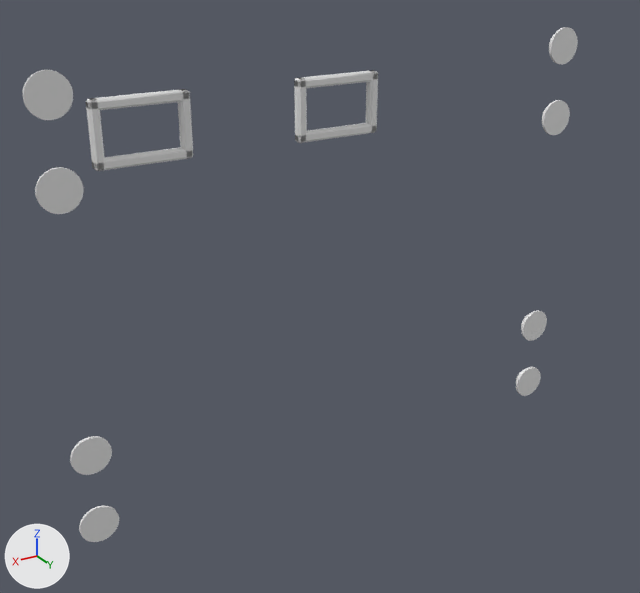
Before and after pictures for a commit that changed the OBJ model px4-mujoco-drone-simulation/models/accessories/battery_cradle/battery_screws.obj.
The view is the same before and after, from a 50 mm camera at (82.2, 93.1, 60.3) aimed at (-1.4, -46.2, -9.3). Every picture has the same lights, and +X, +Y and +Z are marked at lower left. The older version comes first. Where no turn or scale is listed for an object, it has been applied to the vertices. Vertices at exactly the same position are counted once.

The first picture shows 'battery_screws'.
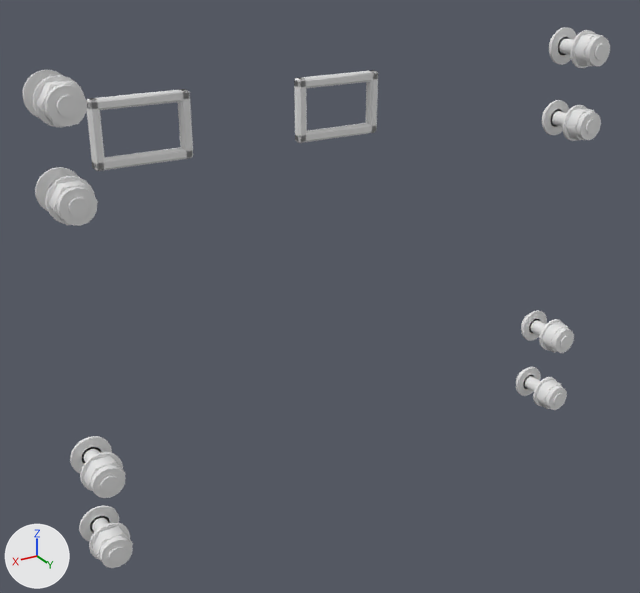
The edits, one by one:
me_battery_screws is used by ob_battery_screws; location (0.0, 0.0, 0.0).
me_battery_screws had 1512 vertices, 2816 faces and spanned x -53.5..53.5, y -77.8..-35.0, z -40.5..40.5.
me_battery_screws now has 2480 vertices, 4672 faces and spans x -53.5..53.5, y -77.8..-25.6, z -40.5..40.5.
me_battery_screws part 1: a new loose piece of 96 vertices spanning x -53.5..-46.5, y -30.0..-26.0, z -26.5..-19.5.
me_battery_screws part 2: a new loose piece of 96 vertices spanning x -53.5..-46.5, y -30.0..-26.0, z -40.5..-33.5.
me_battery_screws part 3: a new loose piece of 96 vertices spanning x -53.5..-46.5, y -30.0..-26.0, z 19.5..26.5.
me_battery_screws part 4: a new loose piece of 96 vertices spanning x -53.5..-46.5, y -30.0..-26.0, z 33.5..40.5.
me_battery_screws part 5: a new loose piece of 96 vertices spanning x 46.5..53.5, y -30.0..-26.0, z -26.5..-19.5.
me_battery_screws part 6: a new loose piece of 96 vertices spanning x 46.5..53.5, y -30.0..-26.0, z -40.5..-33.5.
me_battery_screws part 7: a new loose piece of 96 vertices spanning x 46.5..53.5, y -30.0..-26.0, z 19.5..26.5.
me_battery_screws part 8: a new loose piece of 96 vertices spanning x 46.5..53.5, y -30.0..-26.0, z 33.5..40.5.
Part 9, on me_battery_screws:
8 new vertices lie (1.3, 0.0, 0.7) away from vertices in x -50.0..50.0, y -35.0, z -37.0..37.0.
8 new vertices lie (0.0, 9.4, 0.0) away from vertices in x -48.7..51.3, y -35.0, z -36.3..37.7.
16 new vertices lie (-1.3, 0.0, -0.7) away from vertices in x -50.0..51.3, y -35.0..-25.6, z -37.0..37.7.
16 new vertices lie (1.5, 0.0, 0.0) away from vertices in x -50.0..50.0, y -35.0..-25.6, z -37.0..37.0.
16 new vertices lie (0.7, 0.0, 1.3) away from vertices in x -50.0..50.0, y -35.0..-25.6, z -37.0..37.0.
16 new vertices lie (0.0, 0.0, 1.5) away from vertices in x -50.0..50.0, y -35.0..-25.6, z -37.0..37.0.
16 new vertices lie (-0.7, 0.0, 1.3) away from vertices in x -50.0..50.0, y -35.0..-25.6, z -37.0..37.0.
16 new vertices lie (-1.3, 0.0, 0.7) away from vertices in x -50.0..50.0, y -35.0..-25.6, z -37.0..37.0.
32 new vertices lie (-0.2, 0.0, -0.7) away from vertices in x -51.3..51.5, y -35.0..-25.6, z -37.0..37.7.
16 new vertices lie (-0.7, 0.0, -1.3) away from vertices in x -50.0..50.0, y -35.0..-25.6, z -37.0..37.0.
16 new vertices lie (0.0, 0.0, -1.4) away from vertices in x -50.0..50.0, y -35.0..-25.6, z -37.0..37.0.
16 new vertices lie (0.7, 0.0, -1.3) away from vertices in x -50.0..50.0, y -35.0..-25.6, z -37.0..37.0.
8 new vertices lie (-1.3, 0.0, -0.7) away from vertices in x -50.0..50.0, y -25.6, z -37.0..37.0.
384 new faces join them.

Location of each change, [x1, y1, x2, y2] in pixels of the pictures (640 x 593 px):
'battery_screws', reshaped: before [23, 27, 578, 542]; after [23, 27, 610, 568]
part 1 of me_battery_screws, added: after [539, 319, 574, 353]
part 2 of me_battery_screws, added: after [533, 377, 567, 410]
part 3 of me_battery_screws, added: after [562, 105, 601, 141]
part 4 of me_battery_screws, added: after [570, 30, 610, 68]
part 5 of me_battery_screws, added: after [80, 452, 126, 498]
part 6 of me_battery_screws, added: after [89, 523, 133, 568]
part 7 of me_battery_screws, added: after [45, 176, 98, 226]
part 8 of me_battery_screws, added: after [33, 75, 88, 127]
part 9 of me_battery_screws, added: after [56, 38, 607, 563]
